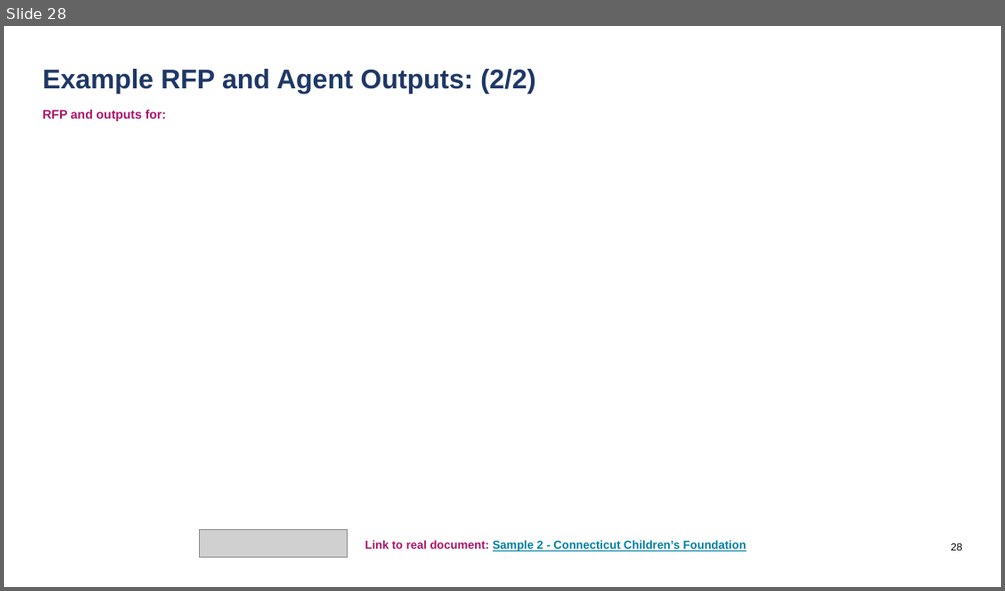
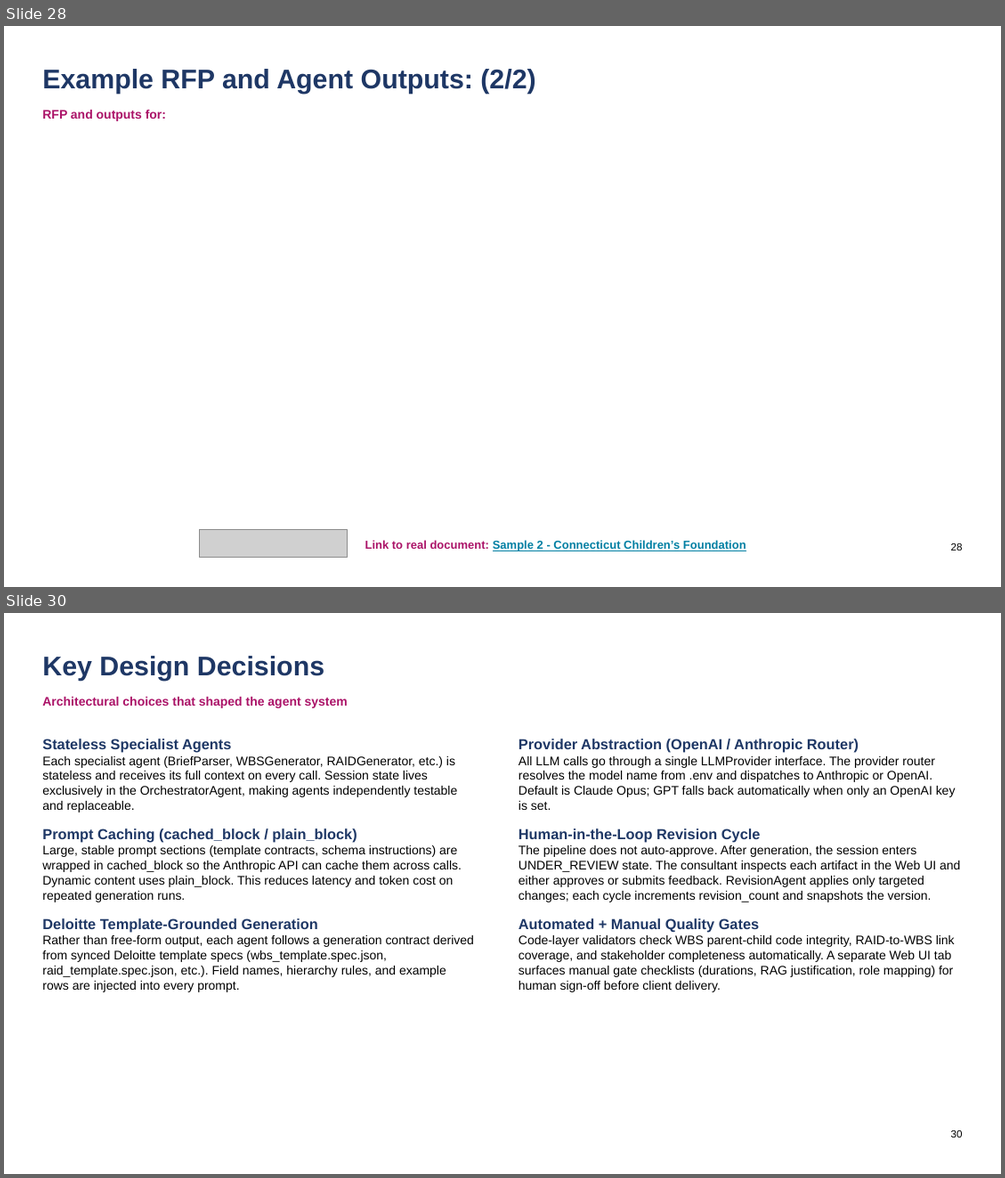
Before and after one commit to sohenpatel22/Consulting-Workplan-Agent, a slide deck: APS1049 Team 2 Final Presentation.pptx. Shown one above the other, each under a label of ours: slide 28 before the commit, slides 28 and 30 after it; the slides between them are not shown. The pictures are 1005x591 and 1005x1178 pixels, drawn with LibreOffice and Linux fonts; fonts in the diff are those of the drawing; grey boxes stand for pictures; background and template pictures are left out. Boxes give left, top, right and bottom in pixels: in the first picture for what was removed or moved away, otherwise in the second. Text is boxed around its words. In the diff, an @@ line names an element or a change of style, - is before the commit and + after.

```diff
--- a/APS1049 Team 2 Final Presentation.pptx
+++ b/APS1049 Team 2 Final Presentation.pptx
@@ slide 30 added at bbox=[4, 613, 1001, 1174], background #FFFFFF @@
@@ title added at bbox=[42, 656, 324, 681], 26 pt, text #1E3765, bold @@
+Key Design Decisions
@@ text added at bbox=[42, 697, 348, 708], 12 pt, text #AB1368, bold @@
+Architectural choices that shaped the agent system
@@ text added at bbox=[42, 738, 474, 992], 12 pt, text #000000 @@
+Stateless Specialist Agents
+Each specialist agent (BriefParser, WBSGenerator, RAIDGenerator, etc.) is stateless and receives its full context on every call. Session state lives exclusively in the OrchestratorAgent, making agents independently testable and replaceable.
+Prompt Caching (cached_block / plain_block)
+Large, stable prompt sections (template contracts, schema instructions) are wrapped in cached_block so the Anthropic API can cache them across calls. Dynamic content uses plain_block. This reduces latency and token cost on repeated generation runs.
+Deloitte Template-Grounded Generation
+Rather than free-form output, each agent follows a generation contract derived from synced Deloitte template specs (wbs_template.spec.json, raid_template.spec.json, etc.). Field names, hierarchy rules, and example rows are injected into every prompt.
@@ text added at bbox=[518, 738, 960, 992], 12 pt, text #000000 @@
+Provider Abstraction (OpenAI / Anthropic Router)
+All LLM calls go through a single LLMProvider interface. The provider router resolves the model name from .env and dispatches to Anthropic or OpenAI. Default is Claude Opus; GPT falls back automatically when only an OpenAI key is set.
+Human-in-the-Loop Revision Cycle
+The pipeline does not auto-approve. After generation, the session enters UNDER_REVIEW state. The consultant inspects each artifact in the Web UI and either approves or submits feedback. RevisionAgent applies only targeted changes; each cycle increments revision_count and snapshots the version.
+Automated + Manual Quality Gates
+Code-layer validators check WBS parent-child code integrity, RAID-to-WBS link coverage, and stakeholder completeness automatically. A separate Web UI tab surfaces manual gate checklists (durations, RAG justification, role mapping) for human sign-off before client delivery.
@@ page number added at bbox=[951, 1130, 963, 1137], 10 pt, text #000000 @@
+30
```
Also in this commit, not shown: 4 other slides added, 9 other files.
